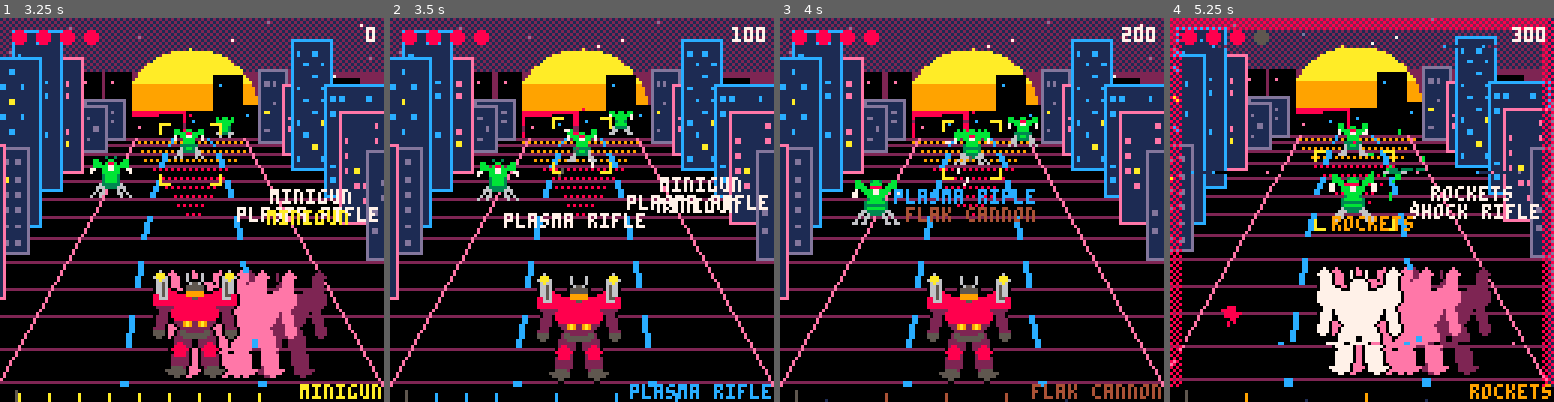
Above: before the commit, frames 1-4 (left to right).
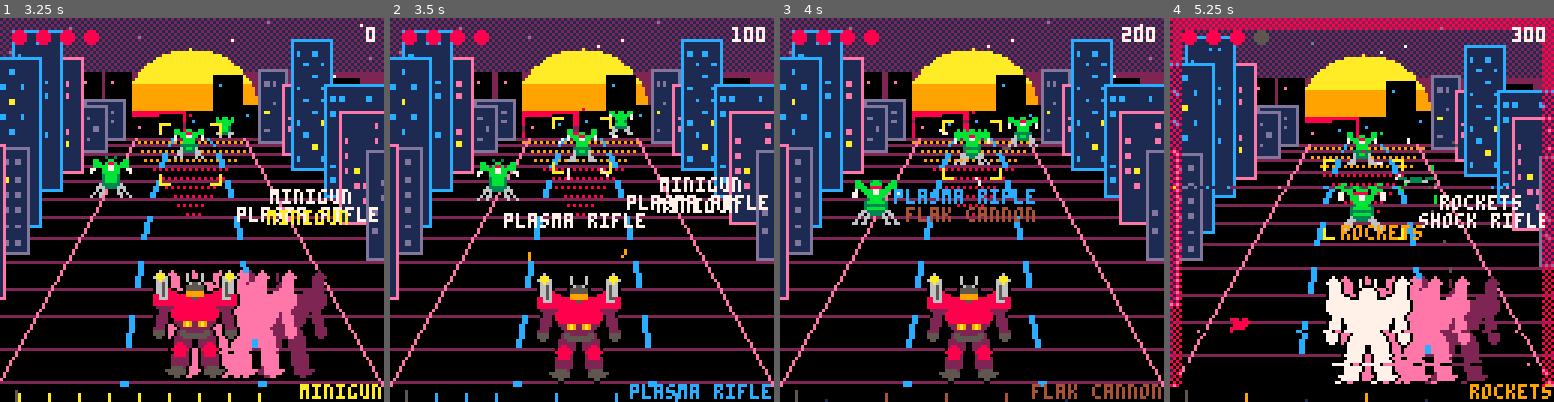
Above: after the commit, the same moments.

Repository: drachis/carts
Game: PICO-8 cartridge proj/crestbeat/crestbeat.p8
Two runs of this game, one before a commit and one after it. Both use one fixed random seed, a clock stepped at 60 frames per second and the inputs below.
Inputs:
- Up to frame 1 (3.25 s): tap X (X key) at 0.33, 1.07, 1.85, 2.97 s; tap O (Z key) at 0.7, 1.7, 2.1, 2.5, 2.9 s; hold Right 1.6-2.1 s; hold Right 2.47-3.03 s; hold Left from 3.08 s (still down)
- Up to frame 2 (3.5 s): keep holding Left; tap O (Z key) at 3.3 s
- Up to frame 3 (4 s): release Left at 3.58 s; hold Down 3.63-3.97 s; tap O (Z key) at 3.7 s
- Up to frame 4 (5.25 s): hold Right 4.02-4.68 s; tap X (X key) at 4.08, 5.2 s; tap O (Z key) at 4.1, 4.5, 4.9 s; hold Left from 5.08 s (still down)

Frame 1 is identical in both runs. In frame 2, 0.2% of the frame differs, in the area x 35-62%, y 28-64%; in frame 3, 0.1%; in frame 4, 38%, in the area x 0-100%, y 0-97%.

Commit message:
crestbeat-synth: each gun has its own sound and shot (minigun brrt and casings, shock rifle zap and lightning, rocket smoke trails, flak pellets, plasma balls), four sfx freed from the song for them; the payout rains shimmering rainbow tickets over the panel with a chime that climbs a pentatonic scale and a fanfare at the end, as the user asked. The stage carts' payout screens move to test_boot; the itch recorder is two carts on their own builds. Clips and cover re-recorded. 8135 tokens
Co-Authored-By: Claude Opus 5.5 <noreply@anthropic.com>

Diff:
--- a/proj/crestbeat/data.lua
+++ b/proj/crestbeat/data.lua
@@ -75,14 +75,15 @@
 civilian_sprites=sprite_sizes"8,64,84/12,64,72/16,48,72/24,104,72"
 
 stage_music=split"0,6,8,16,6,22,26,30,32"
+chime=split"34,36,38,41,43,46,48,50,53,55"
 
 guns=parse_table[[
-name,colour,pattern,splash,sound
-minigun,10,xxxxxxxx,,1
-shock rifle,13,x.x.x.x.,,0
-rockets,9,x...x...,0.5,12
-flak cannon,4,x.x.x...,,3
-plasma rifle,12,x.x.xxx.,,0
+name,colour,pattern,splash,sound,style
+minigun,10,xxxxxxxx,,16,tracer
+shock rifle,13,x.x.x.x.,,17,zap
+rockets,9,x...x...,0.5,12,rocket
+flak cannon,4,x.x.x...,,18,flak
+plasma rifle,12,x.x.xxx.,,19,plasma
 ]]
 
 for gun in all(guns) do
--- a/proj/crestbeat/itch/cap_main.lua
+++ b/proj/crestbeat/itch/cap_main.lua
@@ -30,13 +30,14 @@
  finish("won")
 end
 
-local sections={
+local wanted={}
+local every={
  {"title",function() reset("title") end},
- {"hill",play(1,2,true,20)},
+ {"hill",play(1,1,true,20)},
  {"streets",play(4,2,true,30)},
  {"titan",play(3,3,true,75)},
  {"queen",play(9,5,false,75)},
- {"fever",play(7,2,false,20),function() combo=max(combo,30) end},
+ {"fever",play(7,4,false,20),function() combo=max(combo,30) end},
  {"finale",play(6,3,false,60),function()
    if frame==60 then
     for spot in all(titan.spots) do hit_spot(spot,99,judgements[1]) end
@@ -44,6 +45,10 @@
   end,72},
  {"payout",payout},
 }
+for section in all(every) do
+ if filming[section[1]] then add(wanted,section) end
+end
+sections=wanted
 
 function _update()
  if sec>#sections then
--- a/proj/crestbeat/payout.lua
+++ b/proj/crestbeat/payout.lua
@@ -27,7 +27,7 @@
   end
  end
  add(rows,{label="points",value=points})
- panel_y,panel_vy,payout_age,shown_tickets,dispensed=128,0,0,0,0
+ panel_y,panel_vy,payout_age,shown_tickets,dispensed,cheered=128,0,0,0,0
 end
 
 function payout_done()
@@ -49,24 +49,28 @@
   shown_tickets=min(tickets,shown_tickets+max(1,tickets/total_frames))
   while dispensed<flr(shown_tickets) do
    dispensed+=1
-   add(paper,{x=60+rnd(8),y=127,vx=rnd(3)-1.5,vy=-2-rnd(3)})
-   if dispensed%2==0 then sfx(15) end
+   if #paper<250 then add(paper,{x=rnd(128),y=-4-rnd(20),vy=0.6+rnd(0.9),spin=rnd(),hue=flr(rnd(6))}) end
+   if dispensed%2==0 then
+    local pitch=chime[dispensed\2%10+1]
+    poke(0x35fe,@0x35fe&0xc0|pitch)
+    poke(0x3600,@0x3600&0xc0|pitch+7)
+    sfx(15)
+   end
   end
  end
+ if dispensed>=tickets and not cheered then
+  cheered=true
+  sfx(6)
+ end
  for ticket in all(paper) do
-  ticket.x+=ticket.vx
   ticket.y+=ticket.vy
-  ticket.vy+=0.2
+  ticket.x+=sin(ticket.spin+ticket.y/40)*0.5
+  ticket.spin+=0.04
   if ticket.y>130 then del(paper,ticket) end
  end
 end
 
 function draw_payout()
- for ticket in all(paper) do
-  rectfill(ticket.x,ticket.y,ticket.x+3,ticket.y+1,9)
-  pset(ticket.x+1,ticket.y,8)
- end
- rectfill(56,125,71,127,5)
  local top=flr(panel_y)
  local bottom=top+30+#rows*8
  rectfill(12,top,115,bottom,0)
@@ -89,4 +93,11 @@
   rectfill(46,bottom+2,81,bottom+10,0)
   centred("press z",bottom+4,tick_blink() and 10 or 5)
  end
+ for ticket in all(paper) do
+  local face=cos(ticket.spin)
+  local half=abs(face)*3
+  local colour=abs(face)>0.9 and 7 or ({8,9,10,11,12,14})[(ticket.hue+flr(ticket.spin*4))%6+1]
+  rectfill(ticket.x-half,ticket.y,ticket.x+half,ticket.y+2,colour)
+  if half>1 then pset(ticket.x,ticket.y+1,face>0 and 1 or 7) end
+ end
 end
--- a/proj/crestbeat/robot.lua
+++ b/proj/crestbeat/robot.lua
@@ -78,6 +78,11 @@
  local gun_x,gun_y=robot.x-cam_x,93-robot.lift
  sfx(gun.sound)
  ring(gun_x,gun_y,5,gun.colour)
+ if gun.style=="tracer" then
+  for side=-1,1,2 do
+   add(sparks,{x=gun_x+side*12,y=gun_y-4,vx=side*(0.5+rnd()),vy=-1.5-rnd(),life=14,colour=9})
+  end
+ end
  combo+=1
  score+=judgement.points*multiplier()
  local target=target_in(lane)
@@ -95,7 +100,15 @@
  local x,y
  if target.open then x,y=spot_xy(target) else x,y=alien_centre(target) end
  add(beams,{x1=gun_x,y1=gun_y,x2=x,y2=y,colour=judgement==judgements[1] and gun.colour or 10,
-  width=amount\2,life=4})
+  width=amount\2,life=4,style=gun.style})
+ for share=0.2,0.8,0.2 do
+  local px,py=gun_x+(x-gun_x)*share,gun_y+(y-gun_y)*share
+  if gun.style=="rocket" then
+   add(sparks,{x=px,y=py,vx=rnd()-0.5,vy=0,float=-0.03,life=12+rnd(10),colour=rnd{5,6}})
+  elseif gun.style=="flak" then
+   add(beams,{x1=px,y1=py,x2=x+rnd(14)-7,y2=y+rnd(10)-5,colour=gun.colour,width=0,life=3})
+  end
+ end
  if gun.splash then ring(x,y,amount*3,9) end
  if target.open then hit_spot(target,amount,judgement) else hit_alien(target,amount,judgement) end
 end
--- a/proj/crestbeat/tests/test_stage.lua
+++ b/proj/crestbeat/tests/test_stage.lua
@@ -53,16 +53,7 @@
    printh("error: the plan loses "..(start_hp-robot.hp).." hearts on stage "..name)
   end
   printh("stage "..first_stage.." "..name..": "..flr(clock).." beats ("..flr(clock/2).."s) on the plan, hp "..start_hp.." to "..robot.hp..", tickets so far "..ticket_total())
-  if last then
-   for i=1,24 do game_update() end
-   game_draw()
-   dump_screen("stage_payout_counting")
-   while not payout_done() do game_update() end
-   for i=1,10 do game_update() end
-   game_draw()
-   dump_screen("stage_won")
-   printh("payout: "..tickets.." tickets")
-  end
+  if last then printh("payout: "..tickets.." tickets") end
   printh("ok stage "..first_stage)
   extcmd("shutdown")
  elseif n>3000 then
--- a/proj/crestbeat/world.lua
+++ b/proj/crestbeat/world.lua
@@ -199,10 +199,27 @@
 
 function draw_effects()
  for beam in all(beams) do
-  for w=-beam.width-1,beam.width+1 do
-   line(beam.x1+w,beam.y1,beam.x2,beam.y2,beam.life>2 and beam.colour or 2)
-  end
-  if beam.life>2 then line(beam.x1,beam.y1,beam.x2,beam.y2,7) end
+  local dx,dy,style=beam.x2-beam.x1,beam.y2-beam.y1,beam.style
+  if style=="zap" then
+   local x,y=beam.x1,beam.y1
+   for i=1,6 do
+    local nx,ny=beam.x1+dx*i/6+(i<6 and rnd(8)-4 or 0),beam.y1+dy*i/6
+    line(x+1,y,nx+1,ny,beam.colour)
+    line(x,y,nx,ny,7)
+    x,y=nx,ny
+   end
+  elseif style=="plasma" then
+   for i=0,0.8,0.2 do
+    local share=i+(4-beam.life)*0.05
+    circfill(beam.x1+dx*share,beam.y1+dy*share,2.5,beam.colour)
+    pset(beam.x1+dx*share,beam.y1+dy*share,7)
+   end
+  else
+   for w=-beam.width-1,beam.width+1 do
+    line(beam.x1+w,beam.y1,beam.x2,beam.y2,beam.life>2 and beam.colour or 2)
+   end
+   if beam.life>2 then line(beam.x1,beam.y1,beam.x2,beam.y2,7) end
+  end
  end
  for wave in all(rings) do
   circ(wave.x,wave.y,wave.radius,wave.colour)
Not shown, changed: the music (__music__) section of proj/crestbeat/crestbeat.p8
Not shown, changed: the sound effects (__sfx__) section of proj/crestbeat/crestbeat.p8
Not shown, changed: the music (__music__) section of proj/crestbeat/tests/test_boot.p8
Not shown, changed: the sound effects (__sfx__) section of proj/crestbeat/tests/test_boot.p8
Not shown, changed: the music (__music__) section of proj/crestbeat/tests/test_giant.p8
Not shown, changed: the sound effects (__sfx__) section of proj/crestbeat/tests/test_giant.p8
Not shown, changed: the music (__music__) section of proj/crestbeat/tests/test_giant2.p8
Not shown, changed: the sound effects (__sfx__) section of proj/crestbeat/tests/test_giant2.p8
Not shown, changed: the music (__music__) section of proj/crestbeat/tests/test_kinds.p8
Not shown, changed: the sound effects (__sfx__) section of proj/crestbeat/tests/test_kinds.p8
Not shown, changed: the music (__music__) section of proj/crestbeat/tests/test_margin_1.p8
Not shown, changed: the sound effects (__sfx__) section of proj/crestbeat/tests/test_margin_1.p8
(and 39 more such lines)
